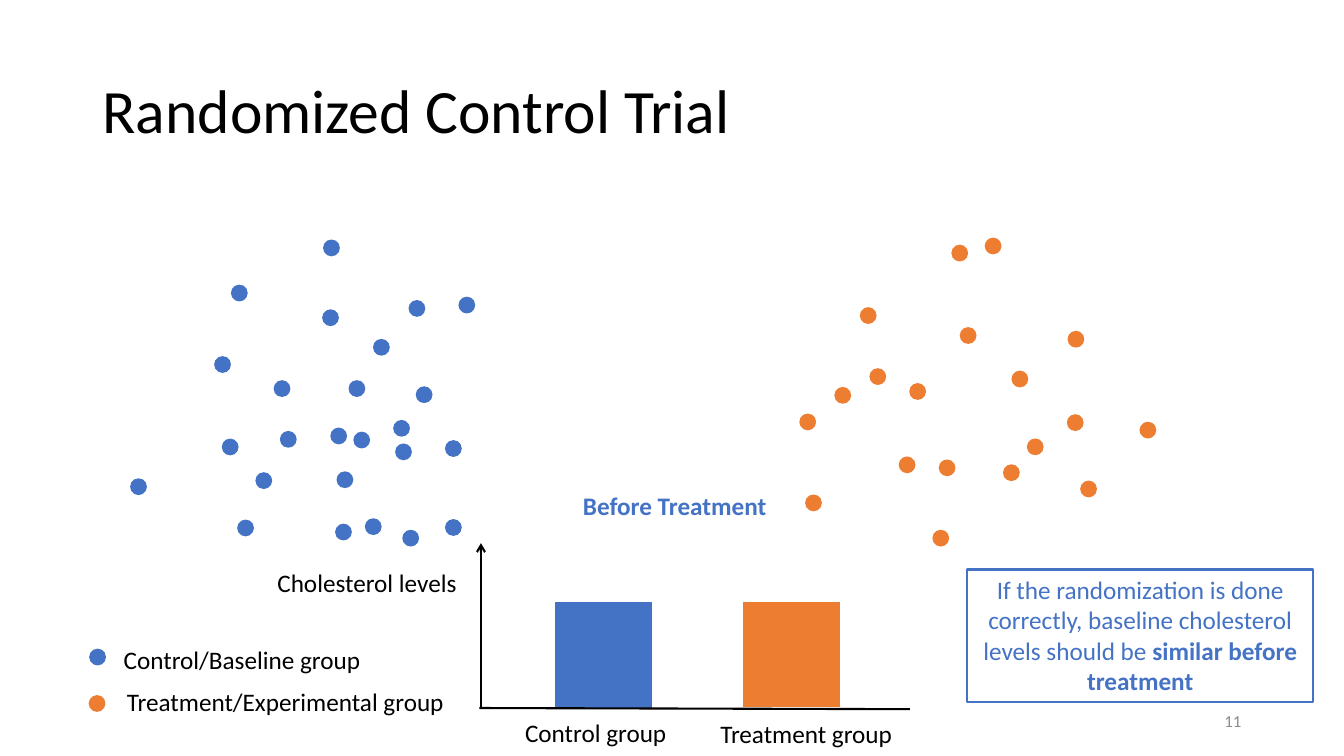
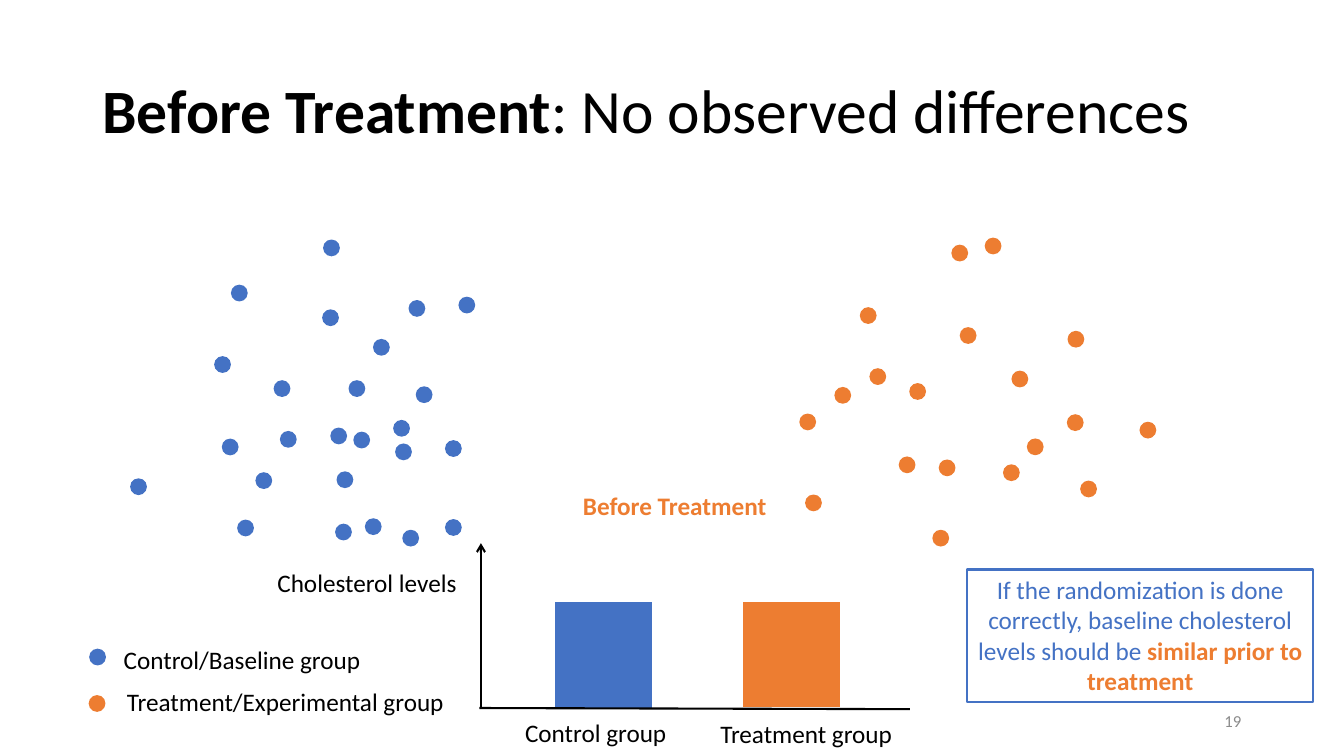
Before and after one commit to thuydtng/Adult-Education, a slide deck: slide 19 of Randomized Control Trial.pptx (slide 11 before the commit). Drawn at 1344x756 pixels with LibreOffice and Linux fonts; fonts in the diff are those of the drawing. Boxes give left, top, right and bottom in pixels: in the first picture for what was removed or moved away, otherwise in the second. Text is boxed around its words. In the diff, an @@ line names an element or a change of style, - is before the commit and + after.

```diff
--- a/Randomized Control Trial.pptx
+++ b/Randomized Control Trial.pptx
@@ title at (102,90,1189,134): text changed @@
-Randomized Control Trial
+Before Treatment: No observed differences
@@ text "Before Treatment" at (583,497,767,515): text colour #4472C4 to #ED7D31 @@
@@ text in rectangle at (978,581,1302,690): text changed @@
-If the randomization is done correctly, baseline cholesterol levels should be similar before treatment
+If the randomization is done correctly, baseline cholesterol levels should be similar prior to treatment
@@ page number at (1224,716,1241,727): text changed @@
-11
+19
```
Also in this commit, not shown: 15 other slides changed, 8 slides added, 1 other file.
